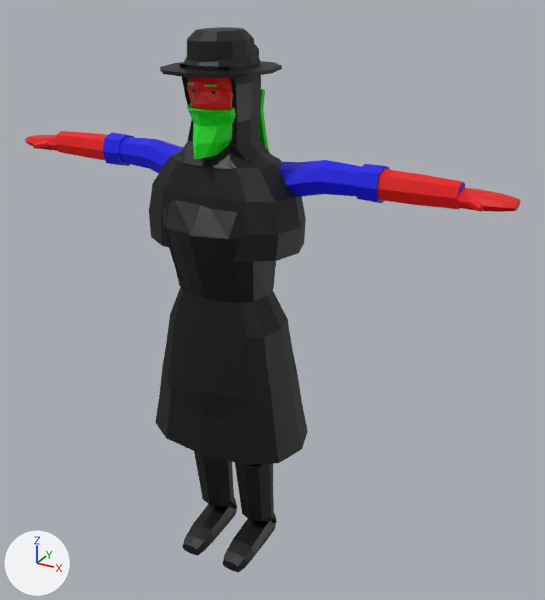
A saved change to the glTF model art/models/characters/human_f.glb.
One viewpoint serves both versions: a 50 mm lens placed at (1.131, -1.774, 1.827), pointed at (0.108, 0.086, 0.897). Lighting does not change. The marker at lower left points along +X, +Y and +Z. The older version comes first.

The scene before the commit, as lines of its bpy script (objects in view):
```python
me_beard_001 = bpy.data.meshes.new('Beard.001')
me_beard_001.from_pydata(...)  # 70 vertices, 136 faces; spans x -0.082..0.082, y -0.144..-0.006, z 1.367..1.506
me_beard_001.materials.append(mat_human)
me_cape = bpy.data.meshes.new('Cape')
me_cape.from_pydata(...)  # 60 vertices, 116 faces; spans x -0.242..0.242, y -0.147..0.157, z 1.098..1.374
me_cape.materials.append(mat_human)
me_forearm_l = bpy.data.meshes.new('Forearm_l')
me_forearm_l.from_pydata(...)  # 80 vertices, 144 faces; spans x -0.659..0.659, y 0.013..0.114, z 1.257..1.358
me_forearm_l.materials.append(mat_human)
ob_beard_full = bpy.data.objects.new('Beard_Full', me_beard_001)
ob_beard_full.location = (0.0, 0.0, 0.0)
ob_cape = bpy.data.objects.new('Cape', me_cape)
ob_cape.location = (0.0, 0.0, 0.0)
ob_sleeves_rolled = bpy.data.objects.new('Sleeves_Rolled', me_forearm_l)
ob_sleeves_rolled.location = (0.0, 0.0, 0.0)
# also in view: 'Body' at (0.0, -0.012, 0.822); 'Vest' at (0.0, -0.021, 1.142); 'Hat_Brimmed' at (0.0, -0.001, 1.63); 'Coat' at (0.0, 0.0, 0.895); 'Hood' at (0.0, 0.008, 1.502)
```
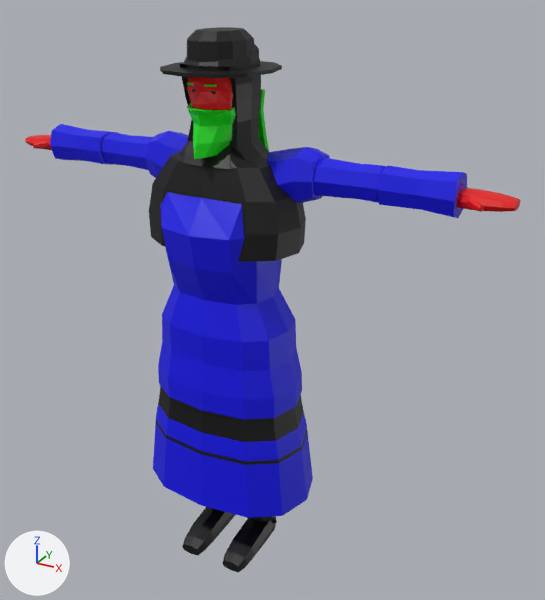
Where the change shows, as pixel boxes [x1, y1, x2, y2] in the pictures (545 x 600 px):
'Armour_Plate', added (blue): after [75, 130, 422, 419]
'Armour_Robes', added: after [50, 124, 467, 518]
'Armour_Mail', added (blue): after [114, 135, 364, 199]
'Coat', unchanged, covered by the edit: before [155, 200, 308, 465]; after [155, 386, 308, 465]
'Apron', unchanged, covered by the edit: before [163, 226, 248, 420]; after [182, 402, 229, 420]
'Sleeves_Rolled', unchanged, covered by the edit: before [55, 131, 465, 209]; after [102, 133, 465, 209]
'Vest', unchanged, covered by the edit: before [163, 200, 276, 303]

Diff of the bpy script that builds the scene:
```diff
--- a/art/models/characters/human_f.glb.py
+++ b/art/models/characters/human_f.glb.py
@@ me_robe @@
+me_robe.from_pydata(...)  # 228 vertices, 444 faces; spans x -0.658..0.658, y -0.188..0.188, z 0.269..1.367
+me_robe.materials.append(mat_human)
@@ me_cuirass @@
+me_cuirass.from_pydata(...)  # 316 vertices, 596 faces; spans x -0.651..0.651, y -0.184..0.162, z 0.226..1.385
+me_cuirass.materials.append(mat_human)
@@ me_mail_shirt @@
+me_mail_shirt.from_pydata(...)  # 184 vertices, 356 faces; spans x -0.436..0.436, y -0.178..0.157, z 0.576..1.361
+me_mail_shirt.materials.append(mat_human)
@@ ob_armour_robes @@
+ob_armour_robes = bpy.data.objects.new('Armour_Robes', me_robe)
+ob_armour_robes.location = (0.0, 0.0, 0.0)
@@ ob_armour_plate @@
+ob_armour_plate = bpy.data.objects.new('Armour_Plate', me_cuirass)
+ob_armour_plate.location = (0.0, 0.0, 0.0)
@@ ob_armour_mail @@
+ob_armour_mail = bpy.data.objects.new('Armour_Mail', me_mail_shirt)
+ob_armour_mail.location = (0.0, 0.0, 0.0)
```
